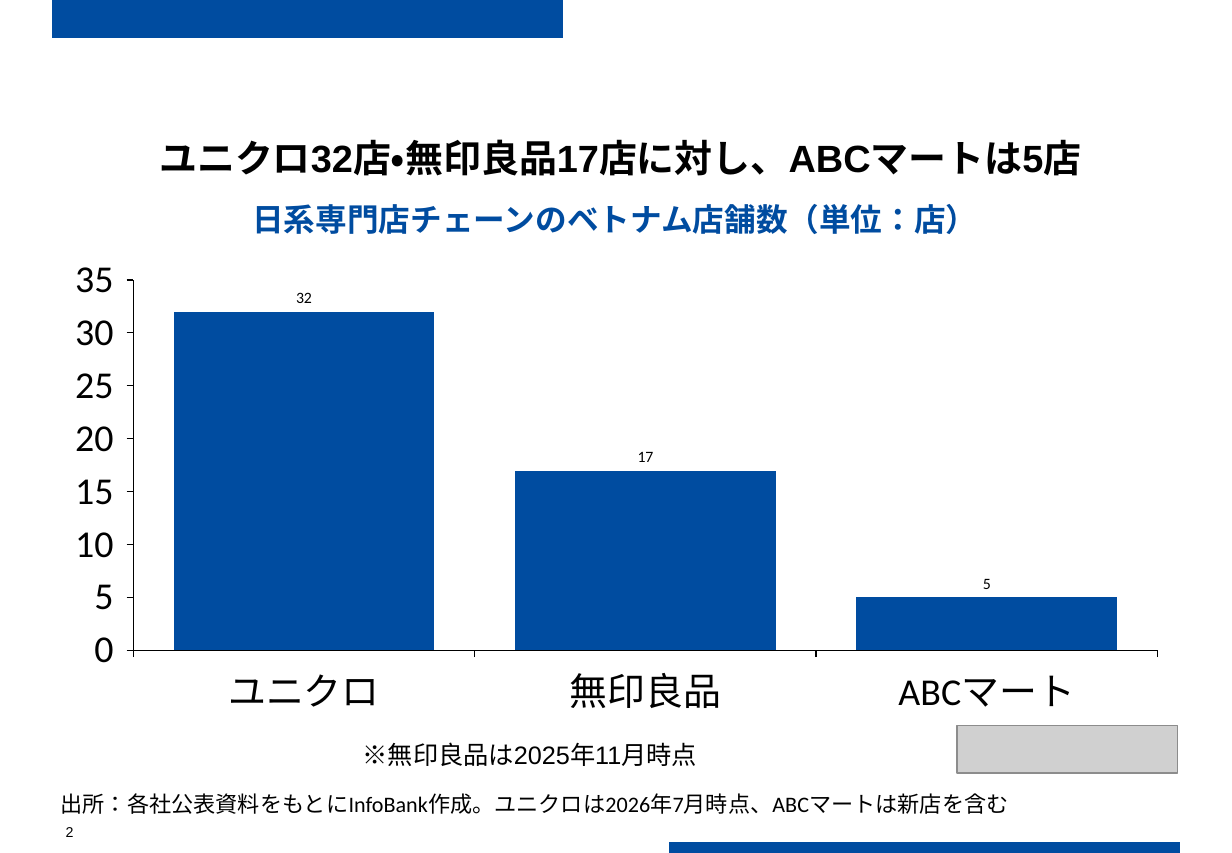
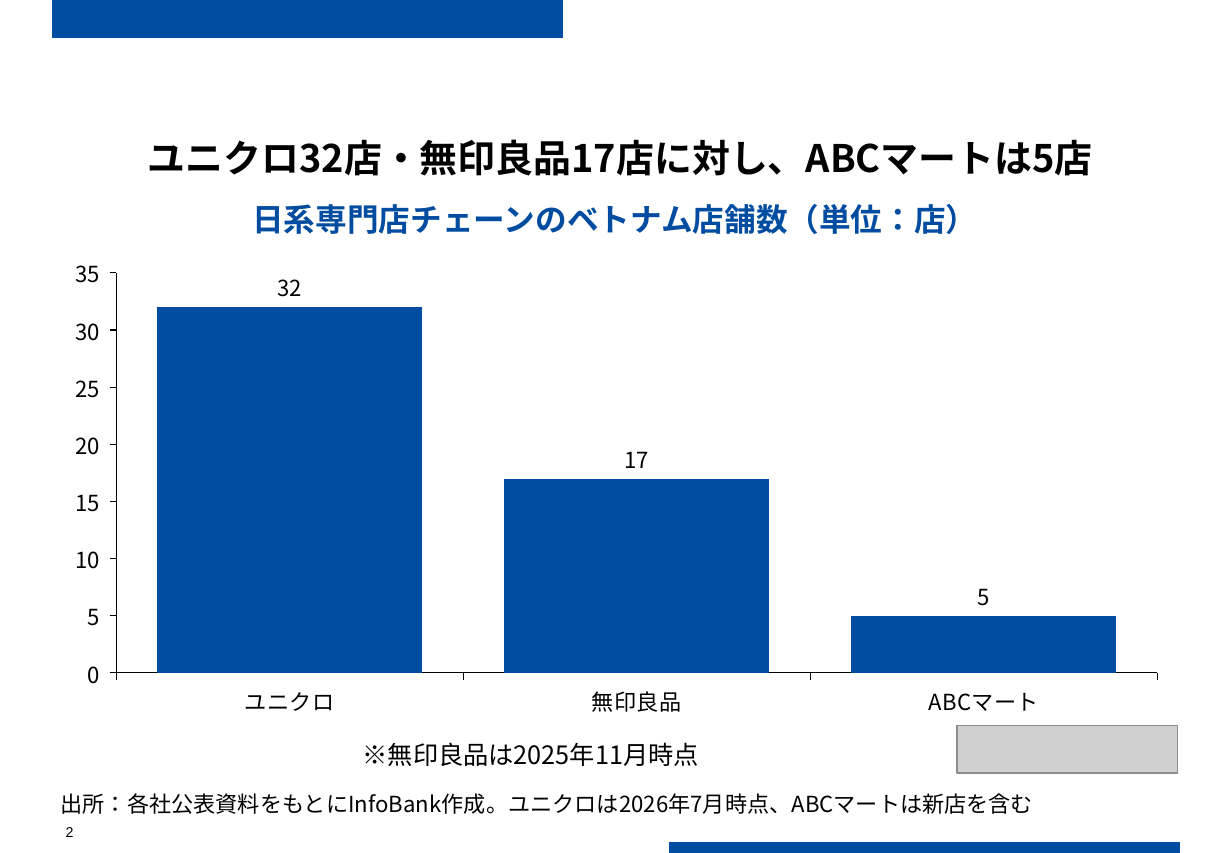
Before and after one commit to tk4242/pictgram0909, a slide deck: slide 2 of samples/2026-08-18_abcmart/figures.pptx. Drawn at 1232x853 pixels with LibreOffice and Linux fonts; fonts in the diff are those of the drawing; grey boxes stand for pictures. Boxes give left, top, right and bottom in pixels: in the first picture for what was removed or moved away, otherwise in the second. Text is boxed around its words. In the diff, an @@ line names an element or a change of style, - is before the commit and + after.

```diff
--- a/samples/2026-08-18_abcmart/figures.pptx
+++ b/samples/2026-08-18_abcmart/figures.pptx
@@ text "ユニクロ32店・無印良品17店に対し、ABCマートは5店" at [148,139,1093,176]: font Arial to Noto Sans CJK JP @@
@@ column chart at [52,248,1180,727] @@
@@ data labels of Series 1 changed @@
@@ category axis changed @@
@@ value axis changed @@
@@ lettering changed @@
@@ text "※無印良品は2025年11月時点" at [363,742,699,766]: font Arial to Noto Sans CJK JP @@
@@ text "出所：各社公表資料をもとにInfoBank作成。ユニクロは2026年7月時点、ABCマートは新店を含む" at [61,793,1033,814]: font Calibri to Noto Sans CJK JP @@
```
Also in this commit, not shown: 1 other slide changed, 12 other files.
